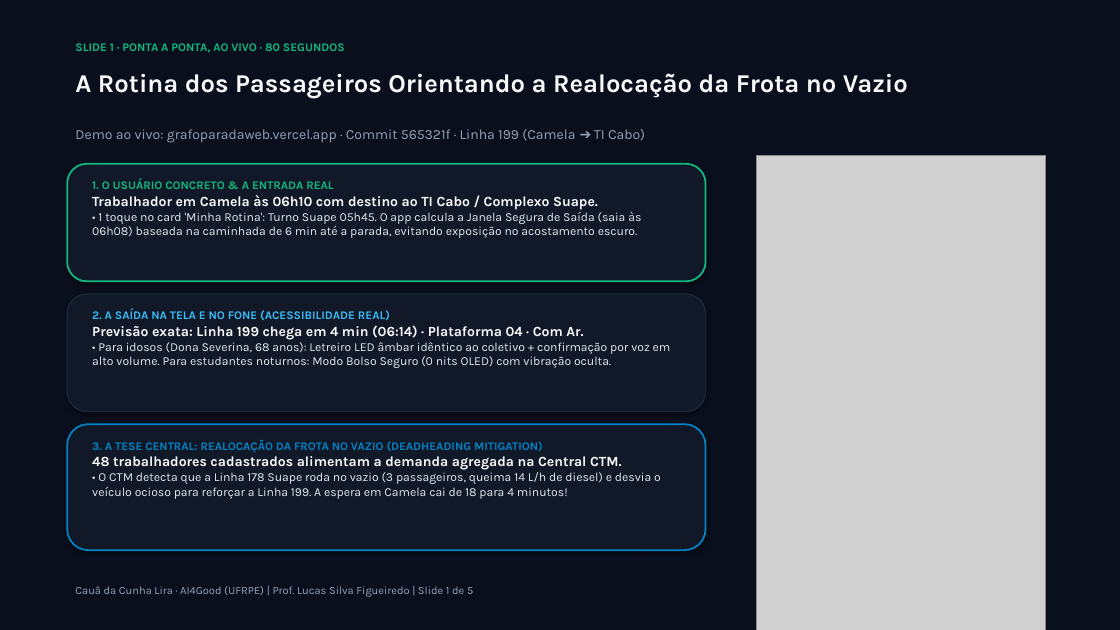
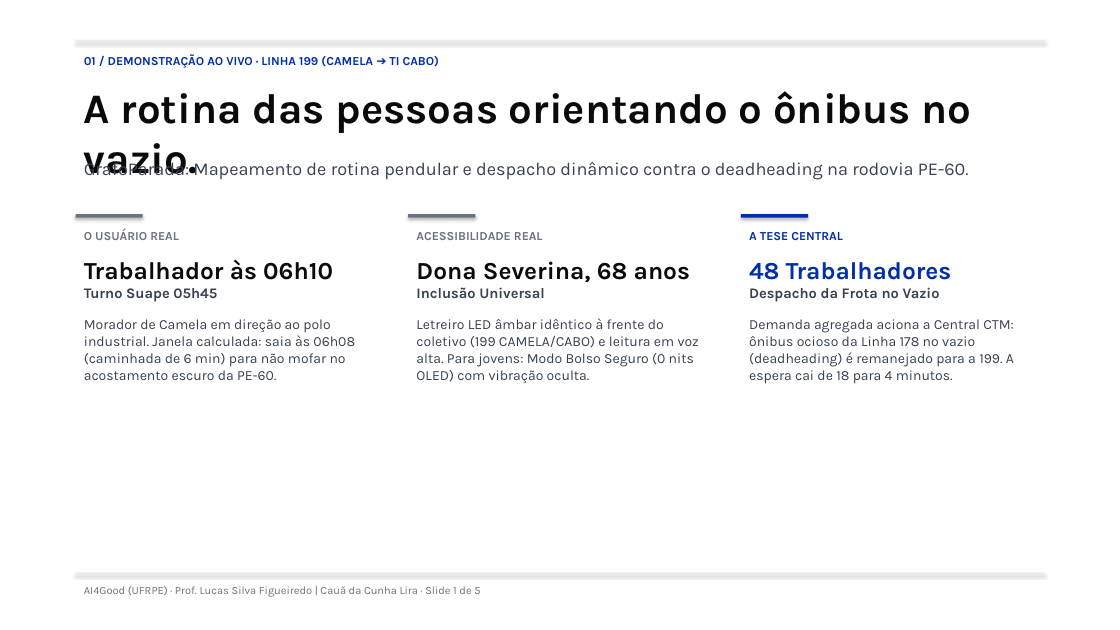
Before and after one commit to lira-labs/workspace, a slide deck: slide 1 of code/grafoparada_web/GrafoParada_Seminario2_CauaLira.pptx. Drawn at 1120x630 pixels with LibreOffice and Linux fonts; fonts in the diff are those of the drawing; grey boxes stand for pictures. Boxes give left, top, right and bottom in pixels: in the first picture for what was removed or moved away, otherwise in the second. Text is boxed around its words. In the diff, an @@ line names an element or a change of style, - is before the commit and + after.

Commit message:
feat(sem2): apply clean minimalist Swiss design to slides and sync spoken script to Google Drive

```diff
--- a/code/grafoparada_web/GrafoParada_Seminario2_CauaLira.pptx
+++ b/code/grafoparada_web/GrafoParada_Seminario2_CauaLira.pptx
@@ rectangle at box(0, 0, 1120, 630): fill #0A0F1D to #FFFFFF @@
@@ text in rectangle at box(75, 43, 345, 53): text removed @@
-SLIDE 1 · PONTA A PONTA, AO VIVO · 80 SEGUNDOS
@@ rectangle: place and size @@
-rectangle at box(75, 43, 345, 53)
+rectangle at box(76, 40, 1044, 41)
@@ rectangle at box(76, 40, 1044, 41): fill none to #E5E7EB; shadow on @@
@@ text at box(84, 54, 439, 68): text changed; size 12 to 10.5 pt; text colour #94A3B8 to #002FA7; bold on @@
-Demo ao vivo: grafoparadaweb.vercel.app · Commit 565321f · Linha 199 (Camela ➔ TI Cabo)
+01 / DEMONSTRAÇÃO AO VIVO · LINHA 199 (CAMELA ➔ TI CABO)
@@ text at box(84, 91, 972, 175): text changed; size 22 to 36 pt; text colour #F8FAFC to #0A0A0A @@
-A Rotina dos Passageiros Orientando a Realocação da Frota no Vazio
+A rotina das pessoas orientando o ônibus no vazio.
@@ rounded rectangle removed at box(67, 164, 706, 281) @@
@@ text added at box(84, 158, 969, 180), 15.5 pt, text #374151 @@
+GrafoParada: Mapeamento de rotina pendular e despacho dinâmico contra o deadheading na rodovia PE-60.
@@ text removed at box(92, 179, 641, 238) @@
-1. O USUÁRIO CONCRETO & A ENTRADA REAL
-Trabalhador em Camela às 06h10 com destino ao TI Cabo / Complexo Suape.
-• 1 toque no card 'Minha Rotina': Turno Suape 05h45. O app calcula a Janela Segura de Saída (saia às 06h08) baseada na caminhada de 6 min até a parada, evitando exposição no acostamento escuro.
@@ picture removed at box(756, 155, 1046, 630) @@
@@ rectangle added at box(76, 214, 143, 218), fill #6B7280 @@
@@ text at box(84, 229, 355, 380): text changed; size 10.5 to 12 pt; text colour #E2E8F0 to #374151 @@
-2. A SAÍDA NA TELA E NO FONE (ACESSIBILIDADE REAL)
-Previsão exata: Linha 199 chega em 4 min (06:14) · Plataforma 04 · Com Ar.
-• Para idosos (Dona Severina, 68 anos): Letreiro LED âmbar idêntico ao coletivo + confirmação por voz em alto volume. Para estudantes noturnos: Modo Bolso Seguro (0 nits OLED) com vibração oculta.
+O USUÁRIO REAL
+Trabalhador às 06h10
+Turno Suape 05h45
+Morador de Camela em direção ao polo industrial. Janela calculada: saia às 06h08 (caminhada de 6 min) para não mofar no acostamento escuro da PE-60.
@@ rectangle added at box(408, 214, 476, 218), fill #6B7280 @@
@@ text at box(416, 232, 699, 383): text changed; size 10.5 to 12 pt; text colour #E2E8F0 to #374151 @@
-3. A TESE CENTRAL: REALOCAÇÃO DA FROTA NO VAZIO (DEADHEADING MITIGATION)
-48 trabalhadores cadastrados alimentam a demanda agregada na Central CTM.
-• O CTM detecta que a Linha 178 Suape roda no vazio (3 passageiros, queima 14 L/h de diesel) e desvia o veículo ocioso para reforçar a Linha 199. A espera em Camela cai de 18 para 4 minutos!
+ACESSIBILIDADE REAL
+Dona Severina, 68 anos
+Inclusão Universal
+Letreiro LED âmbar idêntico à frente do coletivo (199 CAMELA/CABO) e leitura em voz alta. Para jovens: Modo Bolso Seguro (0 nits OLED) com vibração oculta.
@@ rectangle added at box(741, 214, 808, 218), fill #002FA7 @@
@@ text added at box(749, 232, 1014, 384), 12 pt, text #374151 @@
+A TESE CENTRAL
+48 Trabalhadores
+Despacho da Frota no Vazio
+Demanda agregada aciona a Central CTM: ônibus ocioso da Linha 178 no vazio (deadheading) é remanejado para a 199. A espera cai de 18 para 4 minutos.
@@ rounded rectangle removed at box(67, 294, 706, 412) @@
@@ rounded rectangle removed at box(67, 424, 706, 550) @@
@@ rectangle added at box(76, 573, 1044, 574), fill #E5E7EB @@
@@ text at box(84, 586, 480, 597): text changed; text colour #94A3B8 to #6B7280 @@
-Cauã da Cunha Lira · AI4Good (UFRPE) | Prof. Lucas Silva Figueiredo | Slide 1 de 5
+AI4Good (UFRPE) · Prof. Lucas Silva Figueiredo | Cauã da Cunha Lira · Slide 1 de 5
```
Also in this commit, not shown: 2 other slides changed, 2 slides added, 2 slides removed, 8 other files.
